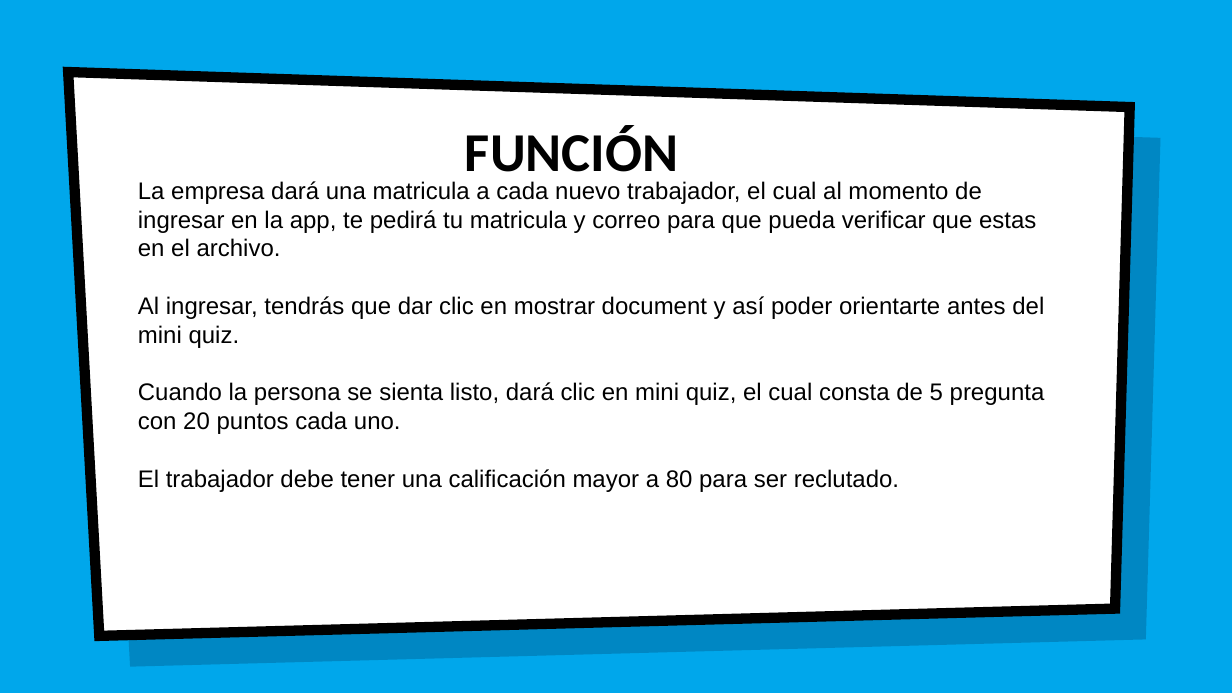
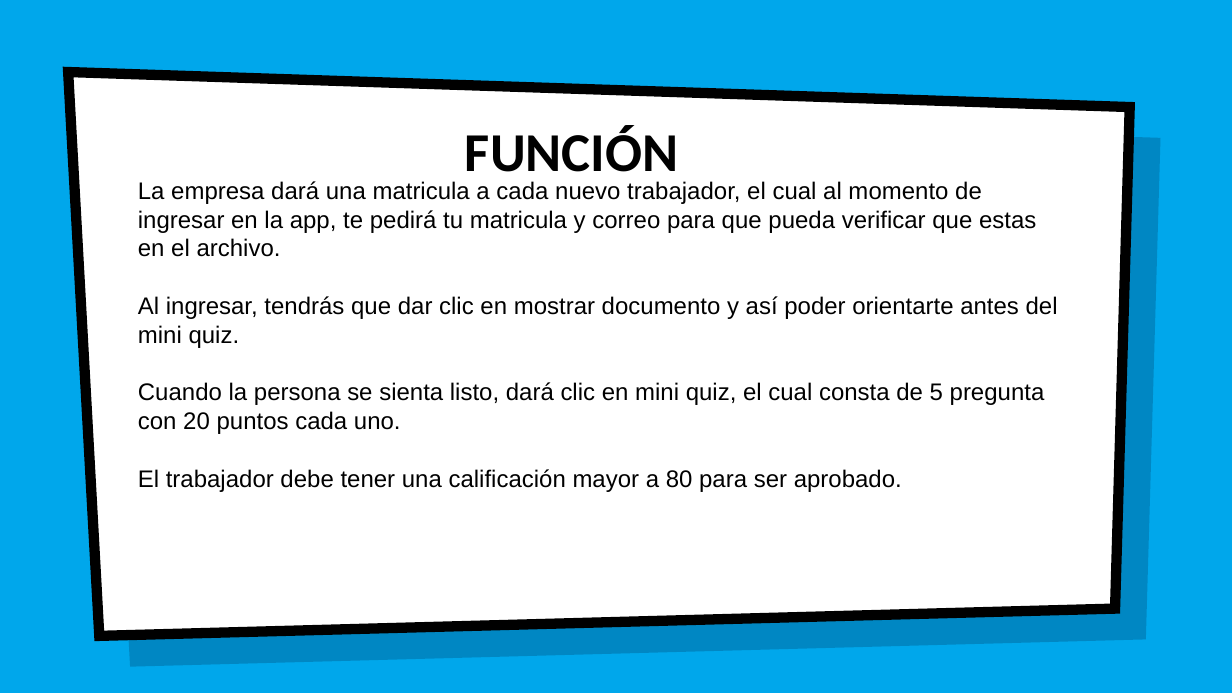
Before and after one commit to jesusapb/SURA-BOT, a slide deck: slide 3 of documentacion/Surabot.pptx. Drawn at 1232x693 pixels with LibreOffice and Linux fonts; fonts in the diff are those of the drawing; background and template pictures are left out. Boxes give left, top, right and bottom in pixels: in the first picture for what was removed or moved away, otherwise in the second. Text is boxed around its words. In the diff, an @@ line names an element or a change of style, - is before the commit and + after.

```diff
--- a/documentacion/Surabot.pptx
+++ b/documentacion/Surabot.pptx
@@ text at (x1=138, y1=296, x2=1058, y2=348): text changed @@
-Al ingresar, tendrás que dar clic en mostrar document y así poder orientarte antes del mini quiz.
+Al ingresar, tendrás que dar clic en mostrar documento y así poder orientarte antes del mini quiz.
@@ text at (x1=138, y1=469, x2=902, y2=492): text changed @@
-El trabajador debe tener una calificación mayor a 80 para ser reclutado.
+El trabajador debe tener una calificación mayor a 80 para ser aprobado.
```
Also in this commit, not shown: 4 other slides changed, 26 other files.
